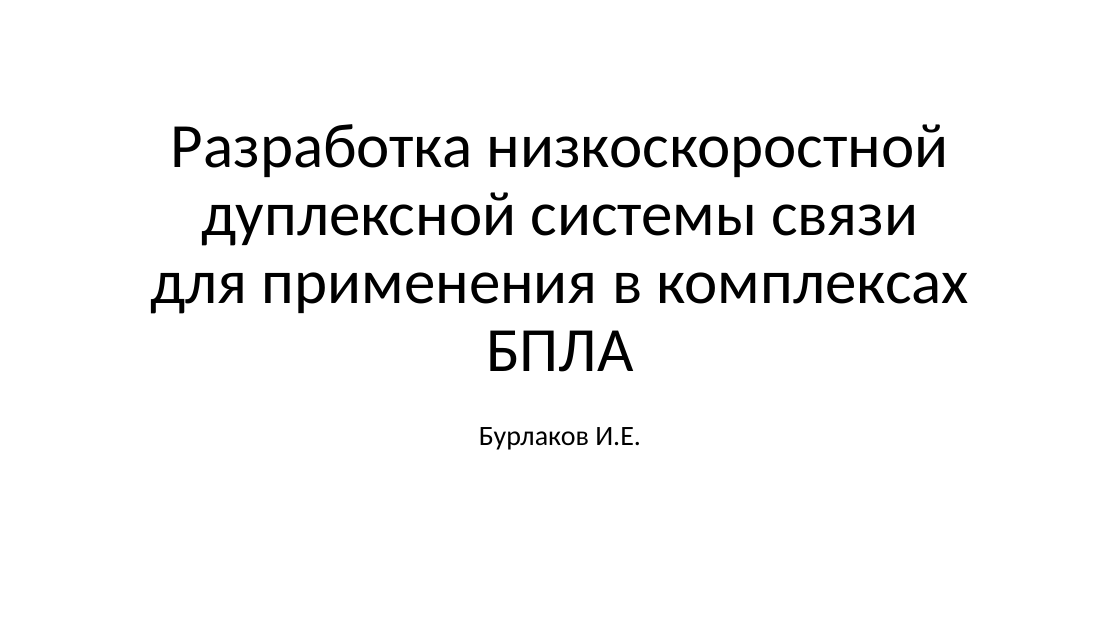
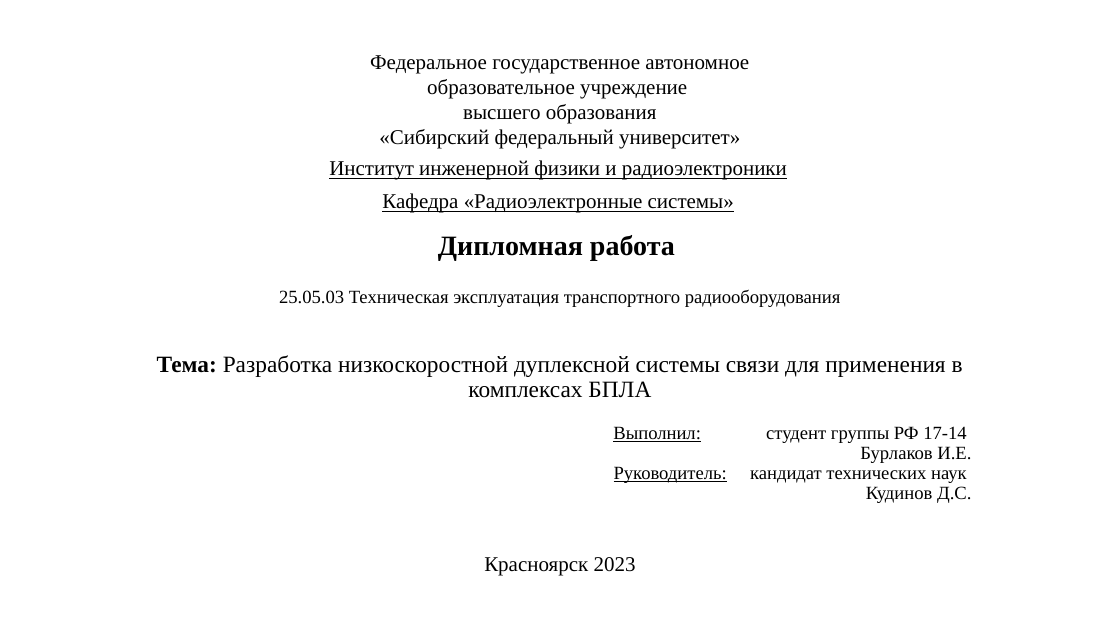
Before and after one commit to wei-blip/diploma, a slide deck: slide 1 of предзащита.pptx. Drawn at 1120x630 pixels with LibreOffice and Linux fonts; fonts in the diff are those of the drawing. Boxes give left, top, right and bottom in pixels: in the first picture for what was removed or moved away, otherwise in the second. Text is boxed around its words. In the diff, an @@ line names an element or a change of style, - is before the commit and + after.

```diff
--- a/предзащита.pptx
+++ b/предзащита.pptx
@@ text added at bbox=[370, 55, 749, 149], 18 pt, text #000000 @@
+Федеральное государственное автономное
+образовательное учреждение
+высшего образования
+«Сибирский федеральный университет»
@@ text added at bbox=[329, 160, 787, 180], 18 pt, text #000000, underline @@
+Институт инженерной физики и радиоэлектроники
@@ text added at bbox=[382, 193, 734, 213], 18 pt, text #000000, underline @@
+Кафедра «Радиоэлектронные системы»
@@ text added at bbox=[438, 235, 675, 260], 24 pt, text #000000, bold @@
+Дипломная работа
@@ text added at bbox=[279, 289, 841, 307], 16 pt, text #000000 @@
+25.05.03 Техническая эксплуатация транспортного радиооборудования
@@ title at bbox=[157, 355, 963, 398]: text changed; size 54 to 20 pt; font Calibri to Times New Roman @@
-Разработка низкоскоростной дуплексной системы связи для применения в комплексах БПЛА
+Тема: Разработка низкоскоростной дуплексной системы связи для применения в комплексах БПЛА
@@ subtitle removed at bbox=[479, 427, 641, 450] @@
-Бурлаков И.Е.
@@ subtitle added at bbox=[613, 426, 971, 503], 16 pt, text #000000 @@
+Выполнил: студент группы РФ 17-14
+Бурлаков И.Е.
+Руководитель: кандидат технических наук
+Кудинов Д.С.
@@ text added at bbox=[484, 557, 636, 576], 18 pt, text #000000 @@
+Красноярск 2023
```
Also in this commit, not shown: 6 other slides changed, 1 slide added, 10 other files.
